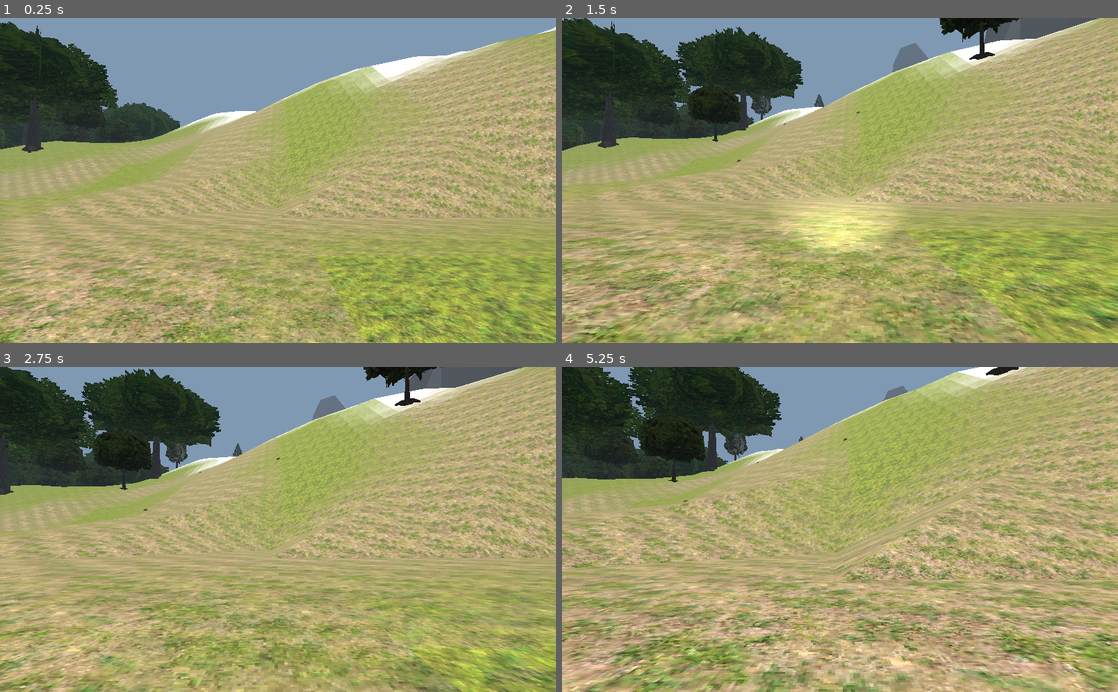
Above: before the commit, frames 1-4 (two rows, left to right).
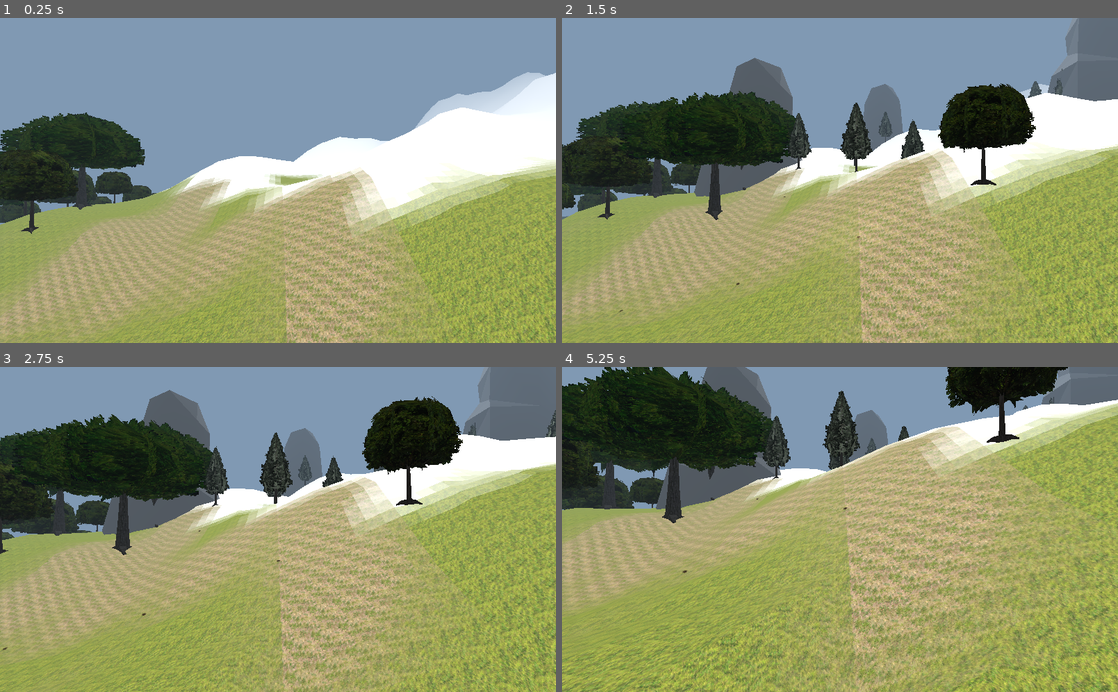
Above: after the commit, the same moments.

Repository: itaden1/webRPG
Game: Godot game, scene res://Scenes/World.tscn
Same seed, same stepped clock (60 frames per second), same inputs: the game is played once before the commit and once after it. The project has no main scene, so this scene is started directly.
Inputs (mouse positions are in pixels of both pictures, inside the frame that each line leads up to):
- Up to frame 1 (0.25 s): no input
- Up to frame 2 (1.5 s): move the mouse to (867, 180) at 0.52 s; hold F 0.53-1.28 s; hold W from 0.53 s (still down); tap Space at 0.77 s; move the mouse to (812, 180) at 1.27 s; tap F at 1.35 s
- Up to frame 3 (2.75 s): keep holding W; tap Space at 1.52 s; move the mouse to (289, 523) at 2.02 s; hold F from 2.03 s (still down)
- Up to frame 4 (5.25 s): keep holding W; move the mouse to (834, 536) at 2.77 s; release F at 2.78 s; tap F at 2.85, 4.35 s; tap Space at 3.02, 3.77, 4.52 s; move the mouse to (878, 532) at 3.52 s; hold F 3.53-4.28 s; move the mouse to (795, 526) at 4.27 s; move the mouse to (845, 529) at 5.02 s; hold F from 5.03 s (still down)

The runs differ from the first frame. In frame 1, 61% of the frame differs, in the area x 0-100%, y 1-100%; in frame 2, 69%, in the area x 0-100%, y 0-100%; in frame 3, 65%; in frame 4, 67%.

Commit message:
town bpt basic

Diff:
--- a/Scenes/Towns/TownGenerator.gd
+++ b/Scenes/Towns/TownGenerator.gd
@@ -1,20 +1,32 @@
 extends Spatial
 
 const bpt_generator = preload("res://Scripts/Generators/BinaryPartitionTree.gd")
+const basic_block = preload("res://Scenes/Towns/BuildingBlocks/Generic/Block.tscn")
 
-func _ready():
-
-	pass # Replace with function body.
+const offset := 5
 
 func generate_town(params: Dictionary):
-	var width: float = 40
-	var height: float = 40
+	var width: float = 10
+	var height: float = 10
 	var bpt = bpt_generator.new()
 	var tree = bpt.partition_rect(
 		Rect2(Vector2(0, 0), Vector2(width, height)),
 		4,
-		4,
 		6,
 		2
 	)
-	print(tree)
+	for b in tree.keys():
+		if tree[b].size() <= 0:
+			print(b)
+			build_house(b)
+
+
+func build_house(rect: Rect2):
+
+	for x in range(rect.position.x, rect.position.x + rect.size.x, offset):
+		for y in range(rect.position.y, rect.position.y + rect.size.y, offset):
+			var block = basic_block.instance()
+
+			add_child(block)
+			block.transform.origin.x = x * offset
+			block.transform.origin.z = y * offset
--- a/Scripts/Generators/BinaryPartitionTree.gd
+++ b/Scripts/Generators/BinaryPartitionTree.gd
@@ -7,74 +7,73 @@
 func partition_rect(
 	rect: Rect2,
 	max_partitions: int,
-	min_partitions:int,
 	max_room_size: int,
 	min_room_size: int,
 	padding: Array = [],
 	current_partition: int = 0
 ):
-	if current_partition >= max_partitions:
-		print(graph)
-		return graph
 
 	graph[rect] = []
+
+	if current_partition >= max_partitions:
+		rects.append(rect)
+		return
 
 	var partition_directions = ["v", "h"]
 	var direction = partition_directions[Rng.get_random_range(0,1)]
 
 	if direction == "v":
 		var left_partition_width = Rng.get_random_range(min_room_size, rect.size.x - min_room_size)
-		var right_partition_width = Rng.get_random_range(left_partition_width, rect.size.x)
+		var right_partition_width = rect.size.x - left_partition_width
 		var new_rect_1 = Rect2(Vector2(rect.position.x, rect.position.y), Vector2(left_partition_width, rect.size.y))
 		var new_rect_2 = Rect2(Vector2(rect.size.x - right_partition_width, rect.position.y), Vector2(right_partition_width, rect.size.y))
 
-		graph[rect].append(
-			partition_rect(
-				new_rect_1,
-				max_partitions,
-				min_partitions,
-				max_room_size,
-				min_room_size,
-				padding,
-				current_partition + 1
-			)
+		graph[rect].append(new_rect_1)
+		graph[rect].append(new_rect_2)
+
+		partition_rect(
+			new_rect_1,
+			max_partitions,
+			max_room_size,
+			min_room_size,
+			padding,
+			current_partition + 1
 		)
-		graph[rect].append(
-			partition_rect(
-				new_rect_2,
-				max_partitions,
-				min_partitions,
-				max_room_size,
-				min_room_size,
-				padding,
-				current_partition + 1
-			)
+
+		partition_rect(
+			new_rect_2,
+			max_partitions,
+			max_room_size,
+			min_room_size,
+			padding,
+			current_partition + 1
 		)
+
 	else:
 		var top_partition_height = Rng.get_random_range(min_room_size, rect.size.y - min_room_size)
-		var bottom_partition_height = Rng.get_random_range(top_partition_height, rect.size.y)
+		var bottom_partition_height = rect.size.y - top_partition_height
 		var new_rect_1 = Rect2(Vector2(rect.position.x, rect.position.y), Vector2(rect.size.x, top_partition_height))
 		var new_rect_2 = Rect2(Vector2(rect.position.x, rect.size.y - bottom_partition_height), Vector2(bottom_partition_height, rect.size.y))
 
-		graph[rect].append(
-			partition_rect(
-				new_rect_1,
-				max_partitions,
-				min_partitions,
-				max_room_size,
-				min_room_size,
-				padding,
-				current_partition + 1
-			)
+		graph[rect].append(new_rect_1)
+		graph[rect].append(new_rect_2)
+
+		partition_rect(
+			new_rect_1,
+			max_partitions,
+			max_room_size,
+			min_room_size,
+			padding,
+			current_partition + 1
 		)
-		graph[rect].append(
-			partition_rect(
-				new_rect_2,
-				max_partitions,
-				min_partitions,
-				max_room_size,
-				min_room_size,
-				padding,
-				current_partition + 1
-			)
+
+		partition_rect(
+			new_rect_2,
+			max_partitions,
+			max_room_size,
+			min_room_size,
+			padding,
+			current_partition + 1
 		)
+
+	return graph
--- a/Scripts/Generators/LocationGenerator.gd
+++ b/Scripts/Generators/LocationGenerator.gd
@@ -13,6 +13,6 @@
 	town_node.generate_town({})
 
 	return {
-		location_node = test_town_scene.instance(),
+		location_node = town_node,
 		location_padding = 100
 	}
--- a/Scripts/Generators/TerrainGenerator.gd
+++ b/Scripts/Generators/TerrainGenerator.gd
@@ -284,7 +284,8 @@
 		)
 
 		if not player_placed:
-			player.global_transform.origin = location.get_node("Spawn").global_transform.origin
+			player.global_transform.origin = location.global_transform.origin
+			player.global_transform.origin.y = 300
 			player_placed = true
 
 func make_texture(x: int, y: int, mesh_inst: MeshInstance):
